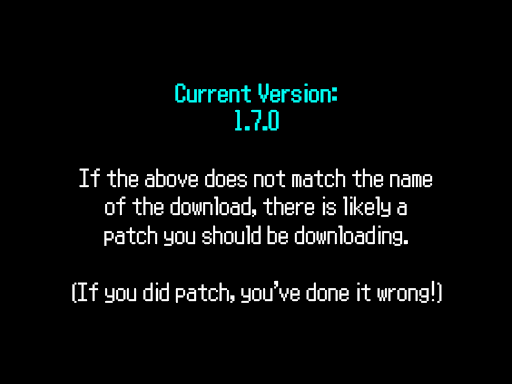
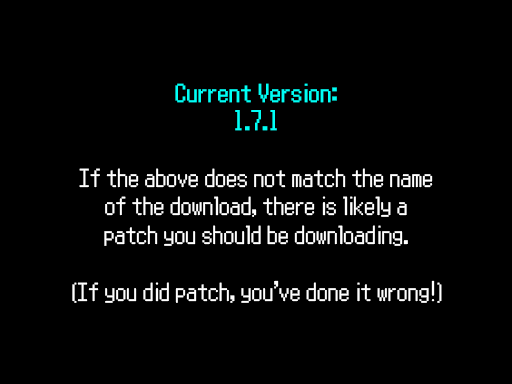
Revision of a layered (512, 384) image; what changed, layer by layer:
renamed "Current Version: 1.7.0 If the above does not match the name of" to "Current Version: 1.7.1 If the above does not match the name of", painted on it over [175, 83, 337, 131]
